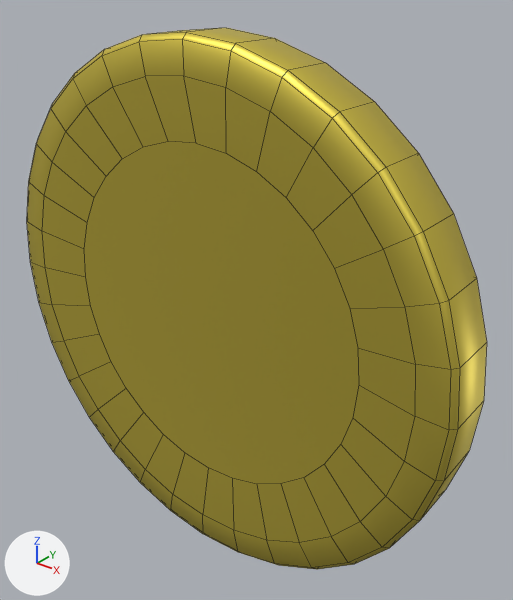
What one commit did to the FBX model Assets/Clay/coin/coin.fbx.
The view is the same before and after, from a 50 mm camera at (1.434, -1.57, 1.09) aimed at (0.093, 0.106, 0.051). The lights are fixed; the arrows at lower left show +X, +Y and +Z. Mesh edges are drawn as thin lines. Where no turn or scale is listed for an object, it has been applied to the vertices.

The first picture shows 'LowPolyCoin'.
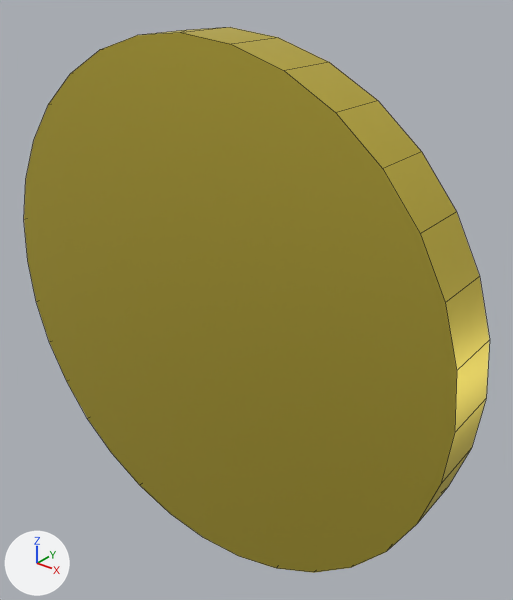
What differs and where, as boxes [x1, y1, x2, y2] in the pictures (513 x 600 px):
'LowPolyCoin', reshaped
    before: [27, 28, 487, 570]
    after: [24, 27, 489, 573]
part 1 of me_cylinder_001, cut back
    before: [27, 28, 487, 570]
    after: [24, 27, 489, 573]

The change in detail:
me_cylinder_001 is used by ob_lowpolycoin; location (0.0, 0.0, 0.0).
me_cylinder_001 had 256 vertices, 226 faces and spanned x -0.9..0.9, y -0.1..0.1, z -0.9..0.9.
me_cylinder_001 now has 64 vertices, 34 faces and spans x -0.9..0.9, y -0.1..0.1, z -0.9..0.9.
me_cylinder_001 part 1: 256 vertices removed from x -0.9..0.9, y -0.1..0.1, z -0.9..0.9; 64 vertices added at x -0.9..0.9, y -0.1..0.1, z -0.9..0.9, forming a 32-sided cylinder along y.
me_cylinder_001 part 2: the surface is now shaded flat.
